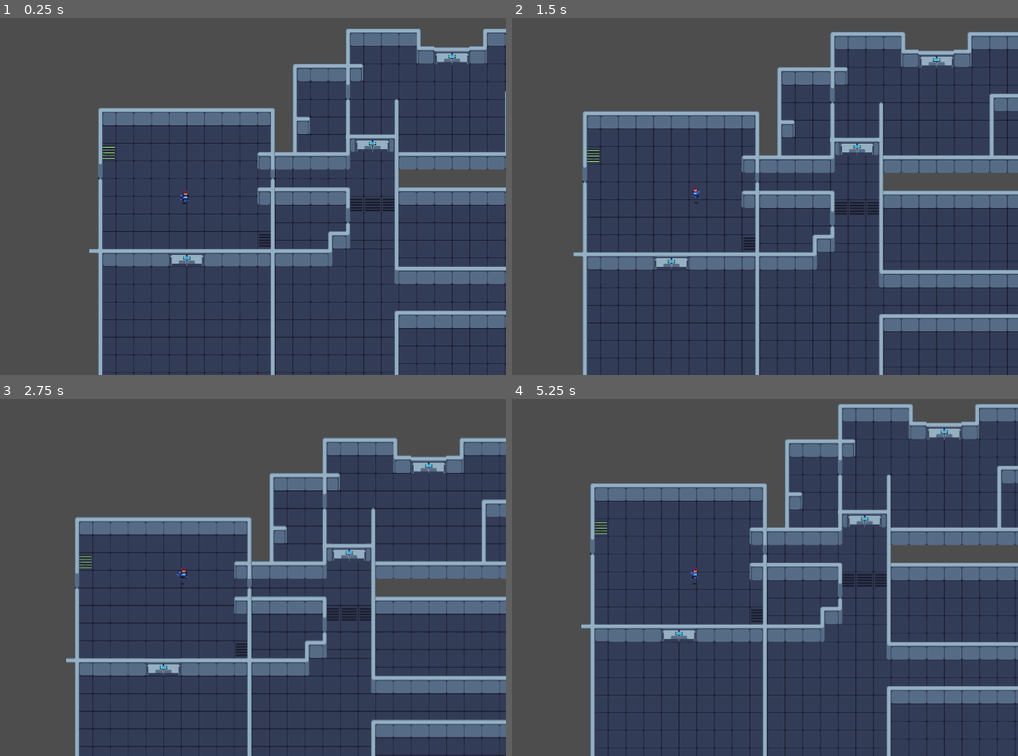
Above: before the commit, frames 1-4 (two rows, left to right).
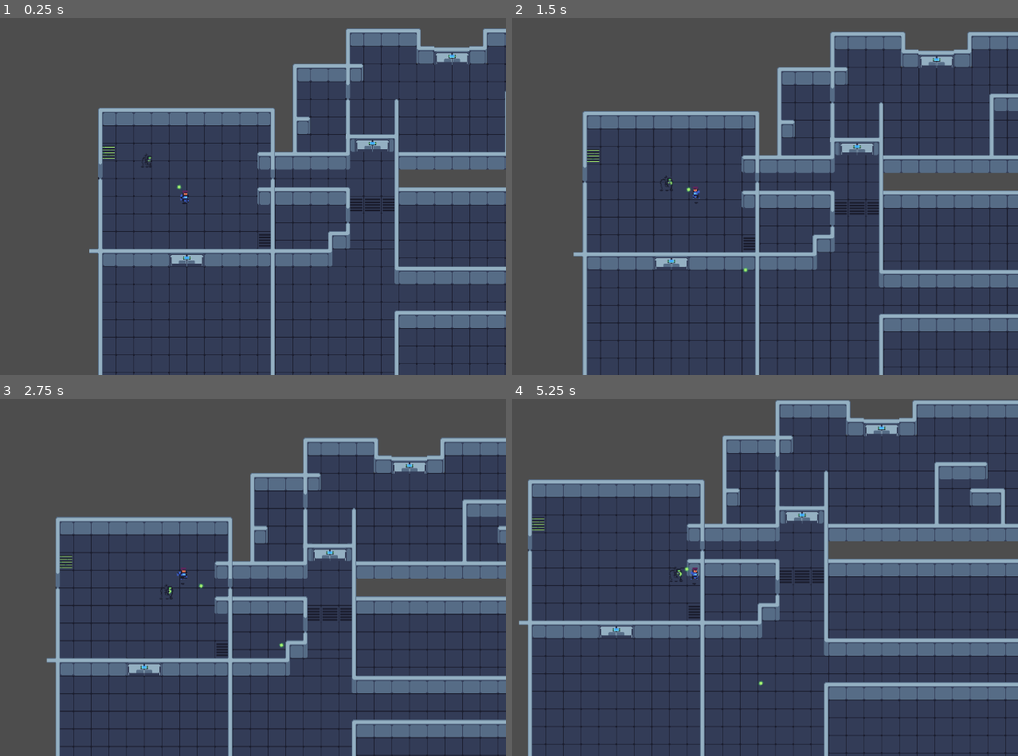
Above: after the commit, the same moments.

Repository: GerardinClement/Gamejam_forge
Game: Godot game, scene res://tile_map.tscn
The game is run twice, just before and just after one commit, with the same random seed, the same clock (stepped at 60 frames per second) and the same inputs.
Inputs (mouse positions are in pixels of both pictures, inside the frame that each line leads up to):
- Up to frame 1 (0.25 s): no input
- Up to frame 2 (1.5 s): tap Enter at 0.5 s; move the mouse to (840, 178) at 0.52 s; move the mouse to (572, 214) at 1.27 s
- Up to frame 3 (2.75 s): move the mouse to (253, 498) at 2.02 s
- Up to frame 4 (5.25 s): move the mouse to (668, 648) at 2.77 s; move the mouse to (891, 631) at 3.52 s; move the mouse to (outside the picture) at 4.27 s; move the mouse to (729, 577) at 5.02 s

The runs differ from the first frame. In frame 1, less than 0.1% of the frame differs, in the area x 27-36%, y 38-49%; in frame 2, less than 0.1%; in frame 3, 14%; in frame 4, 38%, in the area x 1-100%, y 0-100%.

Commit message:
Attached script to enemies

Diff:
--- a/AnimatedCharacters/Enemies/human/human.tscn
+++ b/AnimatedCharacters/Enemies/human/human.tscn
@@ -1,6 +1,7 @@
-[gd_scene load_steps=28 format=3 uid="uid://cyhlud4i6s8kv"]
+[gd_scene load_steps=29 format=3 uid="uid://cyhlud4i6s8kv"]
 
 [ext_resource type="Texture2D" uid="uid://c703cfgkiweuu" path="res://Assets/Characters/Enemies/No Outlines/enemies x1.png" id="1_5btoe"]
+[ext_resource type="Script" path="res://ennemies.gd" id="1_ux6as"]
 [ext_resource type="Texture2D" uid="uid://dpo3kohkf3y5x" path="res://Assets/Characters/Enemies/enemies x1_flipped.png" id="2_0vidi"]
 
 [sub_resource type="RectangleShape2D" id="RectangleShape2D_ngs8r"]
@@ -197,6 +198,7 @@
 
 [node name="human" type="CharacterBody2D"]
 collision_layer = 2
+script = ExtResource("1_ux6as")
 
 [node name="CollisionShape2D" type="CollisionShape2D" parent="."]
 position = Vector2(0, 3)
@@ -211,3 +213,7 @@
 
 [node name="gunPos" type="Marker2D" parent="."]
 position = Vector2(13, 0)
+
+[node name="Area2D" type="Area2D" parent="."]
+
+[node name="CollisionShape2D" type="CollisionShape2D" parent="Area2D"]
--- a/AnimatedCharacters/Enemies/mech/mech.tscn
+++ b/AnimatedCharacters/Enemies/mech/mech.tscn
@@ -1,6 +1,7 @@
-[gd_scene load_steps=41 format=3 uid="uid://dl0fs76fenl5d"]
+[gd_scene load_steps=43 format=3 uid="uid://dl0fs76fenl5d"]
 
 [ext_resource type="Texture2D" uid="uid://m1nejsn24hqr" path="res://Assets/Characters/Enemies/Mech/MechSheet.png" id="1_lna24"]
+[ext_resource type="Script" path="res://ennemies.gd" id="1_oslv5"]
 
 [sub_resource type="RectangleShape2D" id="RectangleShape2D_per6e"]
 size = Vector2(33, 33)
@@ -312,8 +313,12 @@
 "speed": 5.0
 }]
 
+[sub_resource type="RectangleShape2D" id="RectangleShape2D_fkvlr"]
+size = Vector2(193, 158)
+
 [node name="mech" type="CharacterBody2D"]
 collision_layer = 2
+script = ExtResource("1_oslv5")
 
 [node name="CollisionShape2D" type="CollisionShape2D" parent="."]
 position = Vector2(0.5, -1.5)
@@ -330,3 +335,8 @@
 
 [node name="gunPos" type="Marker2D" parent="."]
 position = Vector2(23, 1)
+
+[node name="Area2D" type="Area2D" parent="."]
+
+[node name="CollisionShape2D" type="CollisionShape2D" parent="Area2D"]
+shape = SubResource("RectangleShape2D_fkvlr")
--- a/AnimatedCharacters/Enemies/octopus/octopus.tscn
+++ b/AnimatedCharacters/Enemies/octopus/octopus.tscn
@@ -1,5 +1,6 @@
-[gd_scene load_steps=43 format=3 uid="uid://dk23hftmrd5n8"]
-
+[gd_scene load_steps=44 format=3 uid="uid://dk23hftmrd5n8"]
+
+[ext_resource type="Script" path="res://ennemies.gd" id="1_ipc2b"]
 [ext_resource type="Texture2D" uid="uid://c703cfgkiweuu" path="res://Assets/Characters/Enemies/No Outlines/enemies x1.png" id="1_njbmb"]
 [ext_resource type="Texture2D" uid="uid://dpo3kohkf3y5x" path="res://Assets/Characters/Enemies/enemies x1_flipped.png" id="2_iijnq"]
 
@@ -308,6 +309,7 @@
 
 [node name="octopus" type="CharacterBody2D"]
 collision_layer = 2
+script = ExtResource("1_ipc2b")
 
 [node name="CollisionShape2D" type="CollisionShape2D" parent="."]
 position = Vector2(-2, 1.5)
--- a/AnimatedCharacters/playerAndEnemy.tscn
+++ b/AnimatedCharacters/playerAndEnemy.tscn
@@ -1,7 +1,6 @@
-[gd_scene load_steps=6 format=3 uid="uid://b2wwai1ncrvff"]
+[gd_scene load_steps=5 format=3 uid="uid://b2wwai1ncrvff"]
 
 [ext_resource type="PackedScene" uid="uid://bghlfveoqowne" path="res://player.tscn" id="1_ollg0"]
-[ext_resource type="Script" path="res://ennemies.gd" id="3_hybdc"]
 [ext_resource type="PackedScene" uid="uid://cyhlud4i6s8kv" path="res://AnimatedCharacters/Enemies/human/human.tscn" id="4_x555r"]
 [ext_resource type="PackedScene" uid="uid://dl0fs76fenl5d" path="res://AnimatedCharacters/Enemies/mech/mech.tscn" id="5_45ch5"]
 [ext_resource type="PackedScene" uid="uid://dk23hftmrd5n8" path="res://AnimatedCharacters/Enemies/octopus/octopus.tscn" id="5_t4syh"]
@@ -11,7 +10,6 @@
 [node name="mech" parent="." instance=ExtResource("5_45ch5")]
 position = Vector2(319, -103)
 scale = Vector2(1.5, 1.5)
-script = ExtResource("3_hybdc")
 
 [node name="Player" parent="." instance=ExtResource("1_ollg0")]
 collision_mask = 3
@@ -21,9 +19,7 @@
 
 [node name="human" parent="." instance=ExtResource("4_x555r")]
 position = Vector2(223, 106)
-script = ExtResource("3_hybdc")
 
 [node name="octopus" parent="." instance=ExtResource("5_t4syh")]
 position = Vector2(297, 19)
 scale = Vector2(1.2, 1.2)
-script = ExtResource("3_hybdc")
--- a/tile_map.tscn
+++ b/tile_map.tscn
@@ -1,9 +1,10 @@
-[gd_scene load_steps=52 format=3 uid="uid://b1duj81xgtv76"]
+[gd_scene load_steps=53 format=3 uid="uid://b1duj81xgtv76"]
 
 [ext_resource type="Texture2D" uid="uid://dkj15bqj1pwph" path="res://Assets/Tech Dungeon Roguelite - Asset Pack (v5)/tileset x1.png" id="1_kf7dp"]
 [ext_resource type="Texture2D" uid="uid://c0hekh4nn5l81" path="res://Assets/Tech Dungeon Roguelite - Asset Pack (v5)/Props and Items/props and items x1.png" id="2_ljkmu"]
 [ext_resource type="PackedScene" uid="uid://bghlfveoqowne" path="res://player.tscn" id="3_gudsx"]
 [ext_resource type="PackedScene" path="res://large_door.tscn" id="4_4hjqr"]
+[ext_resource type="PackedScene" uid="uid://dk23hftmrd5n8" path="res://AnimatedCharacters/Enemies/octopus/octopus.tscn" id="5_wbw7w"]
 
 [sub_resource type="TileMapPattern" id="TileMapPattern_4wwn5"]
 tile_data = PackedInt32Array(0, 1048576, 0, 65536, 1048576, 1, 1, 1114112, 0, 65537, 1114112, 1)
@@ -4843,3 +4844,6 @@
 position = Vector2(432, 320)
 collision_layer = 0
 collision_mask = 0
+
+[node name="octopus" parent="." instance=ExtResource("5_wbw7w")]
+position = Vector2(-81, -77)
